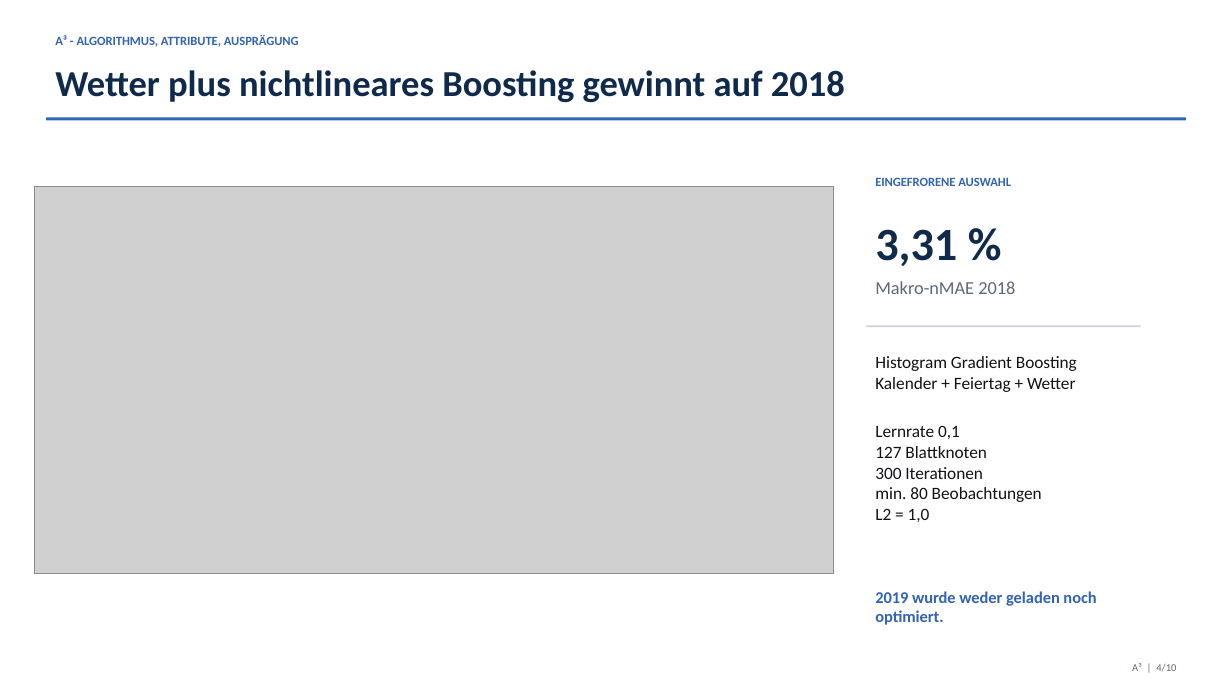
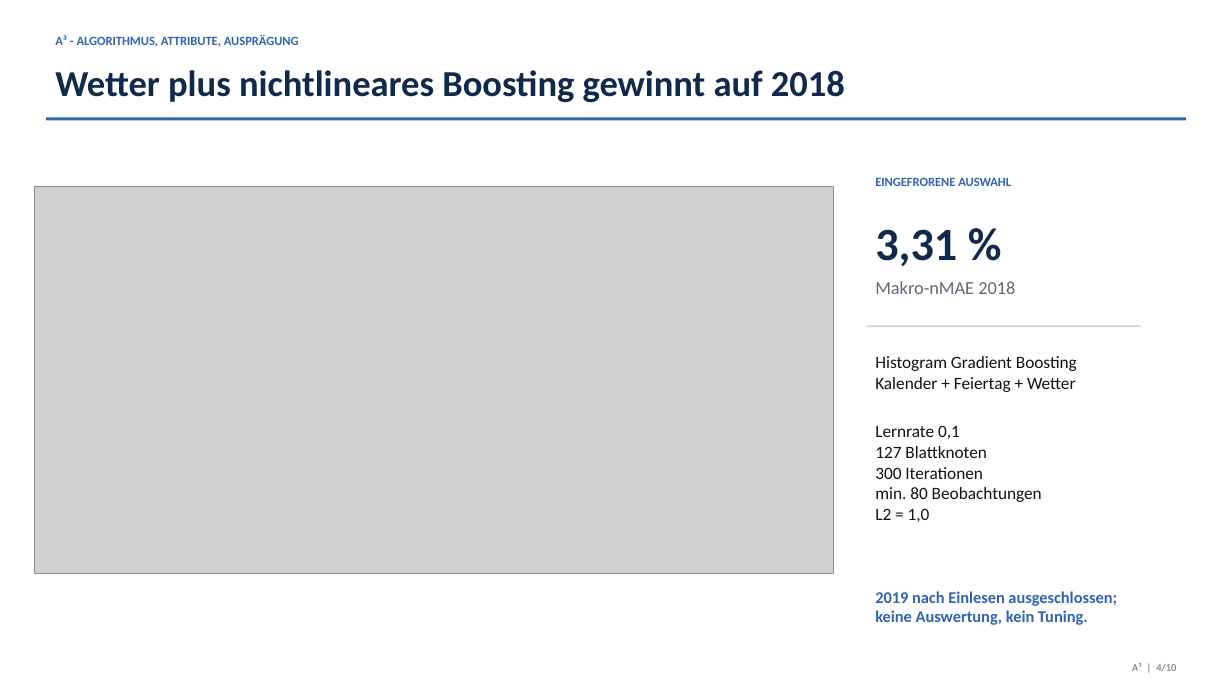
Before and after one commit to Tajan95/gridcast-europe, a slide deck: slide 4 of documents/GridCast_Europe_Referat.pptx. Drawn at 1232x693 pixels with LibreOffice and Linux fonts; fonts in the diff are those of the drawing; grey boxes stand for pictures. Boxes give left, top, right and bottom in pixels: in the first picture for what was removed or moved away, otherwise in the second. Text is boxed around its words. In the diff, an @@ line names an element or a change of style, - is before the commit and + after.

```diff
--- a/documents/GridCast_Europe_Referat.pptx
+++ b/documents/GridCast_Europe_Referat.pptx
@@ text at [875, 591, 1117, 625]: text changed @@
-2019 wurde weder geladen noch optimiert.
+2019 nach Einlesen ausgeschlossen; keine Auswertung, kein Tuning.
```
Also in this commit, not shown: 3 other slides changed, 16 other files.
